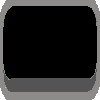
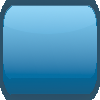
Before/after of a w=100, h=100 layered artwork. What changed in the layer stack:
added layer "Layer_darker #1" above "Pasted Layer #3" over 0, 5, 100, 34
added layer "Pasted Layer #3" above "Pasted Layer" over 3, 6, 97, 79
hid "Pasted Layer" over 3, 6, 97, 79
removed layer "Pasted Layer #1" over 3, 16, 97, 92
added layer "Pasted Layer #4" above "Pasted Layer #2" over 3, 5, 97, 95
painted on "Pasted Layer #2" over 0, 0, 100, 100
painted on "BottomUIButton.png" over 2, 4, 98, 95
